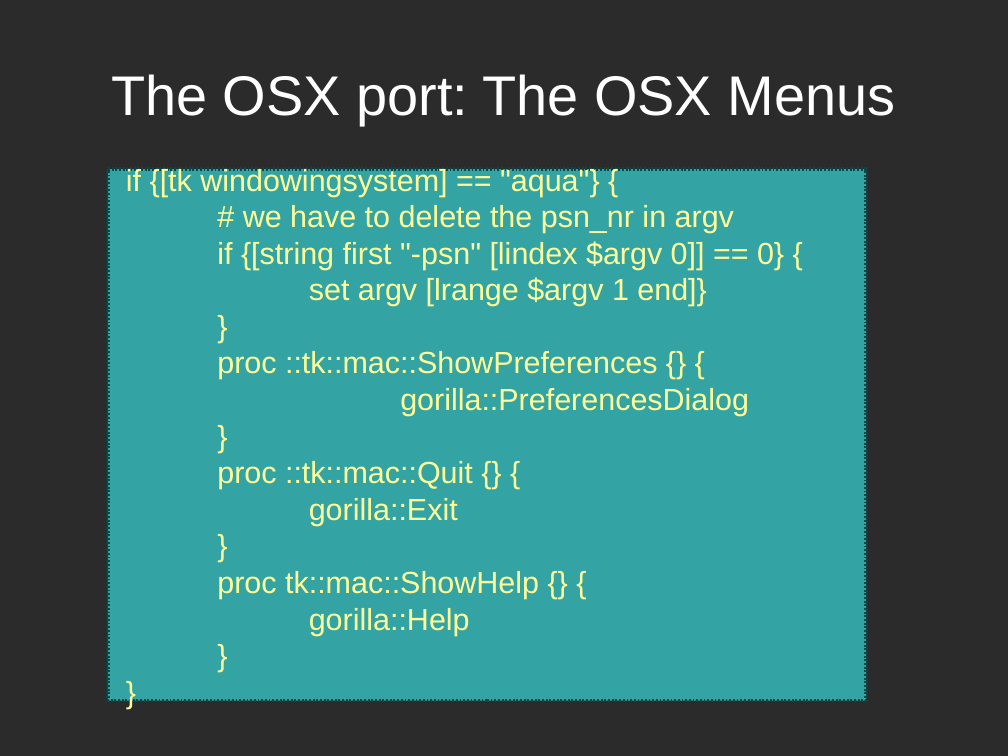
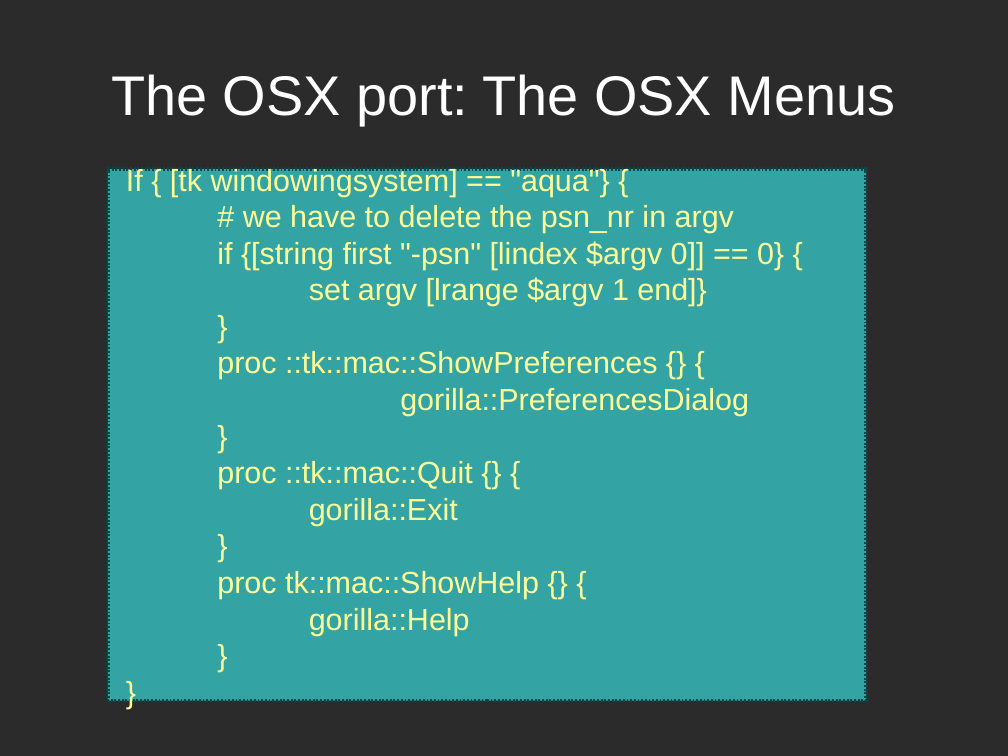
Before and after one commit to zdia/gorilla, a slide deck: slide 17 of EuroTcl 2012/PWgorila.odp (slide 22 before the commit). Drawn at 1008x756 pixels with LibreOffice and Linux fonts; fonts in the diff are those of the drawing; background and template pictures are left out; a plain dark background stands for a picture behind light text. Boxes give left, top, right and bottom in pixels: in the first picture for what was removed or moved away, otherwise in the second. Text is boxed around its words. In the diff, an @@ line names an element or a change of style, - is before the commit and + after.

```diff
--- a/EuroTcl 2012/PWgorila.odp
+++ b/EuroTcl 2012/PWgorila.odp
@@ text in rectangle at [126,167,610,197]: text changed @@
-if {[tk windowingsystem] == "aqua"} {
+If { [tk windowingsystem] == "aqua"} {
```
Also in this commit, not shown: 12 other slides changed, 4 slides added, 15 slides removed, 1 other file.
